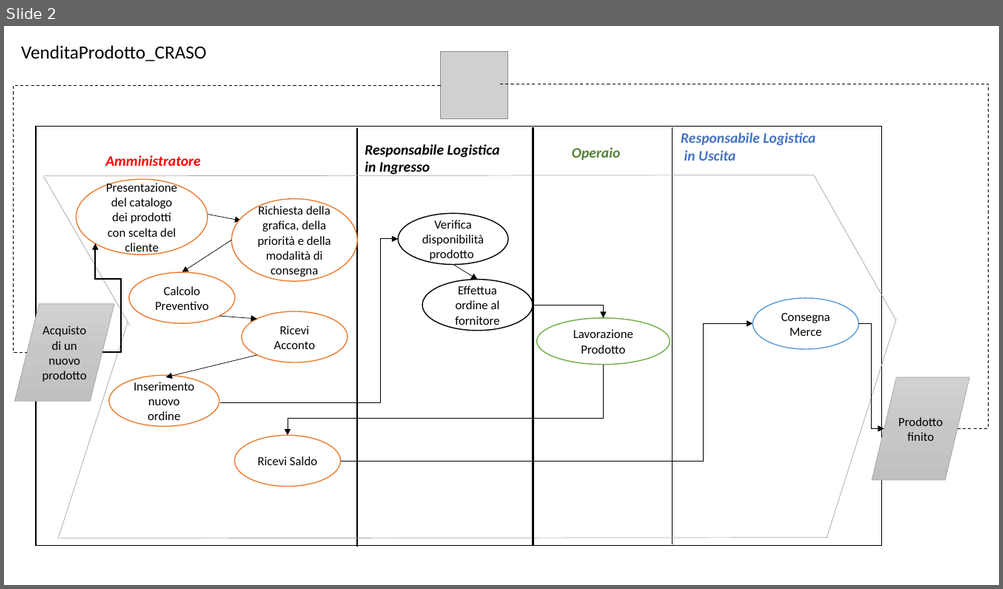
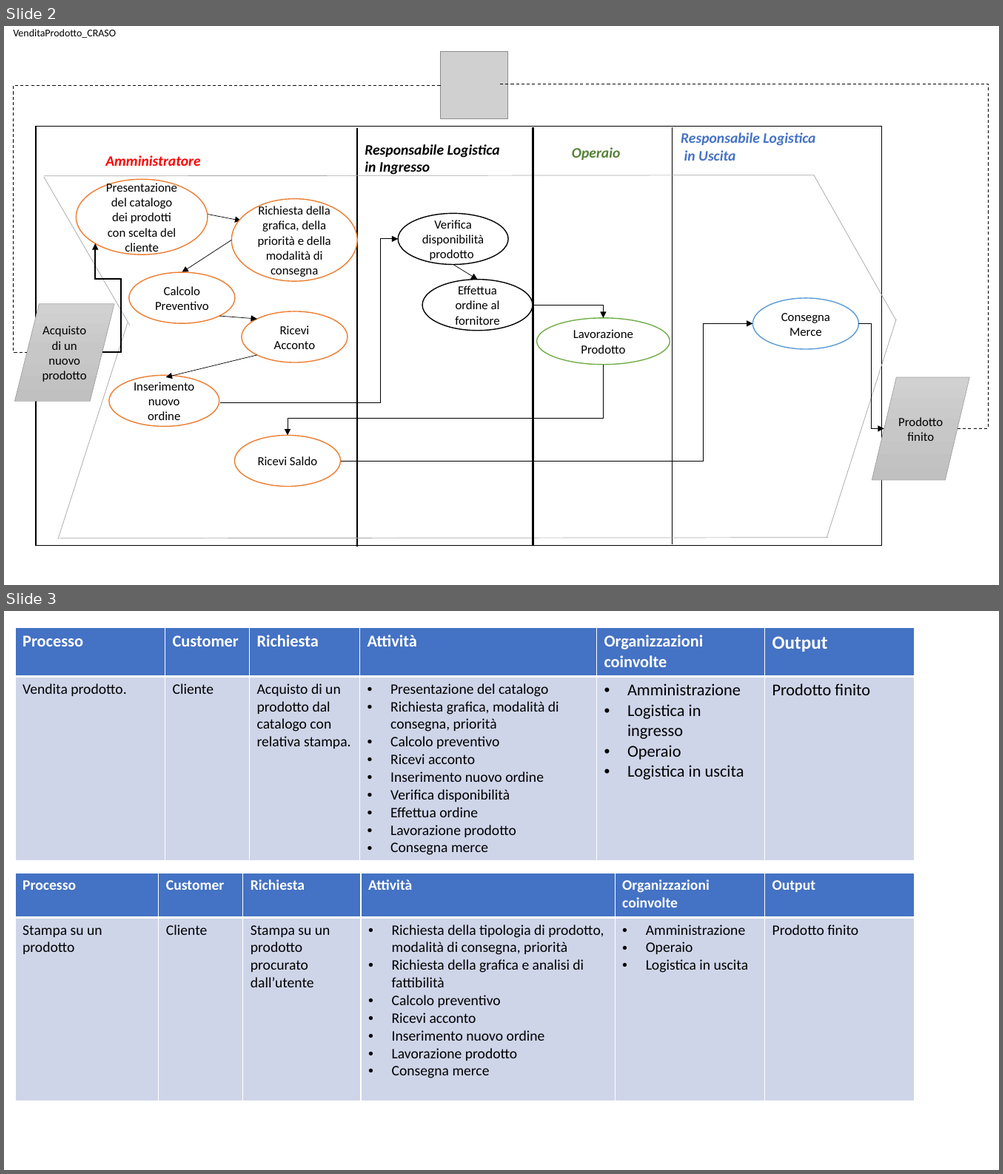
Before and after one commit to paoValle/PubliEuroSAS, a slide deck: ModelloFunzionale/CRASOmichela.pptx. Shown one above the other, each under a label of ours: slide 2 before the commit, slides 2 and 3 after it. The pictures are 1003x589 and 1003x1174 pixels, drawn with LibreOffice and Linux fonts; fonts in the diff are those of the drawing; grey boxes stand for pictures. Boxes give left, top, right and bottom in pixels: in the first picture for what was removed or moved away, otherwise in the second. Text is boxed around its words. In the diff, an @@ line names an element or a change of style, - is before the commit and + after.

Commit message:
Capitolo di AS-IS finito. Yuppi

```diff
--- a/ModelloFunzionale/CRASOmichela.pptx
+++ b/ModelloFunzionale/CRASOmichela.pptx
@@ slide 3 added at box(4, 611, 999, 1170), background #FFFFFF @@
@@ table added at box(15, 627, 914, 858), 2 rows, 6 columns @@
+Processo | Customer | Richiesta | Attività | Organizzazioni coinvolte | Output
+Vendita prodotto. | Cliente | Acquisto di un prodotto dal catalogo con relativa stampa. | Presentazione del catalogo / Richiesta grafica, modalità di consegna, priorità / Calcolo preventivo / Ricevi acconto / Inserimento nuovo ordine / Verifica disponibilità / Effettua ordine / Lavorazione prodotto / Consegna merce | Amministrazione / Logistica in ingresso / Operaio / Logistica in uscita | Prodotto finito
@@ table added at box(15, 873, 914, 1099), 2 rows, 6 columns @@
+Processo | Customer | Richiesta | Attività | Organizzazioni coinvolte | Output
+Stampa su un prodotto | Cliente | Stampa su un prodotto procurato dall’utente | Richiesta della tipologia di prodotto, modalità di consegna, priorità / Richiesta della grafica e analisi di fattibilità / Calcolo preventivo / Ricevi acconto / Inserimento nuovo ordine / Lavorazione prodotto / Consegna merce | Amministrazione / Operaio / Logistica in uscita | Prodotto finito
@@ slide 2 changed as well @@
@@ text "VenditaProdotto_CRASO": place and size @@
-text "VenditaProdotto_CRASO" at box(21, 45, 207, 62)
+text "VenditaProdotto_CRASO" at box(13, 29, 116, 38)
@@ text "VenditaProdotto_CRASO" at box(13, 29, 116, 38): size 18 to 10 pt @@
```
Also in this commit, not shown: 1 other slide changed, 28 other files.
